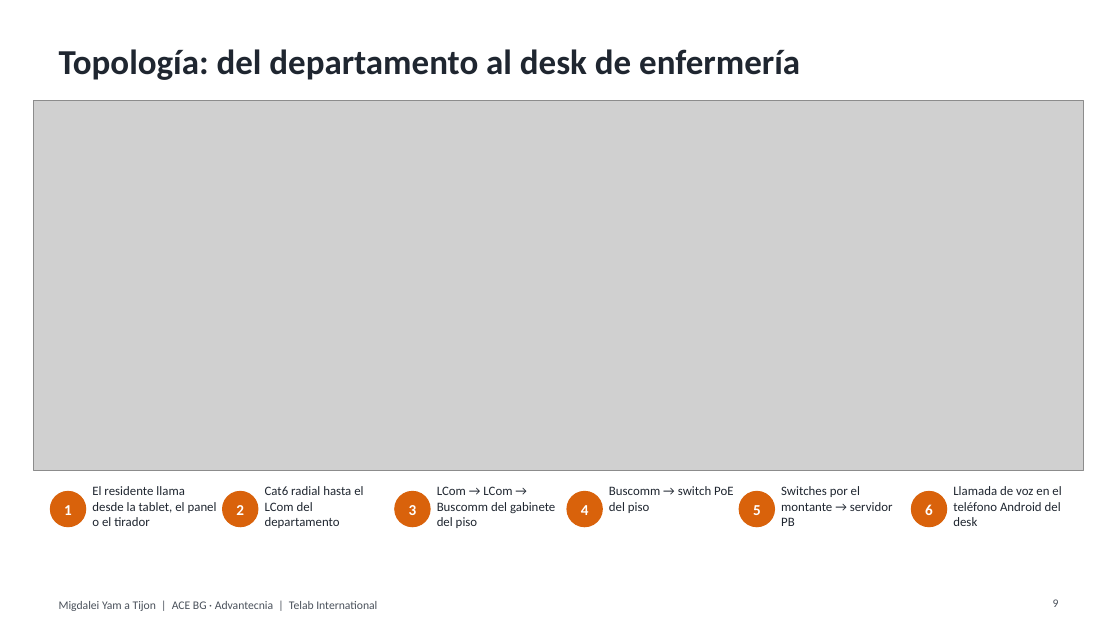
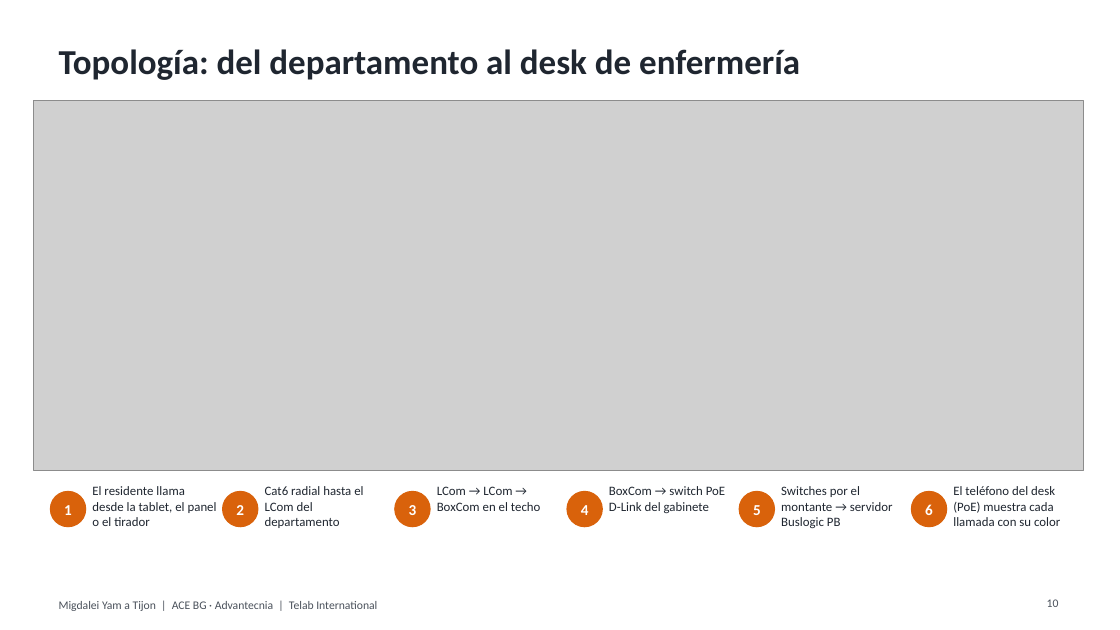
Before and after one commit to alexjusid-jpg/planos, a slide deck: slide 10 of migdalei/es/presentacion_ES.pptx (slide 9 before the commit). Drawn at 1120x630 pixels with LibreOffice and Linux fonts; fonts in the diff are those of the drawing; grey boxes stand for pictures. Boxes give left, top, right and bottom in pixels: in the first picture for what was removed or moved away, otherwise in the second. Text is boxed around its words. In the diff, an @@ line names an element or a change of style, - is before the commit and + after.

```diff
--- a/migdalei/es/presentacion_ES.pptx
+++ b/migdalei/es/presentacion_ES.pptx
@@ text at [437,486,541,511]: text changed @@
-LCom → LCom → Buscomm del gabinete del piso
+LCom → LCom → BoxCom en el techo
@@ text at [609,486,725,513]: text changed @@
-Buscomm → switch PoE del piso
+BoxCom → switch PoE D-Link del gabinete
@@ text at [781,486,893,528]: text changed @@
-Switches por el montante → servidor PB
+Switches por el montante → servidor Buslogic PB
@@ text at [953,486,1060,526]: text changed @@
-Llamada de voz en el teléfono Android del desk
+El teléfono del desk (PoE) muestra cada llamada con su color
@@ page number at [1047,599,1059,607]: text changed @@
-9
+10
```
Also in this commit, not shown: 3 other slides changed, 1 slide added, 20 other files.
